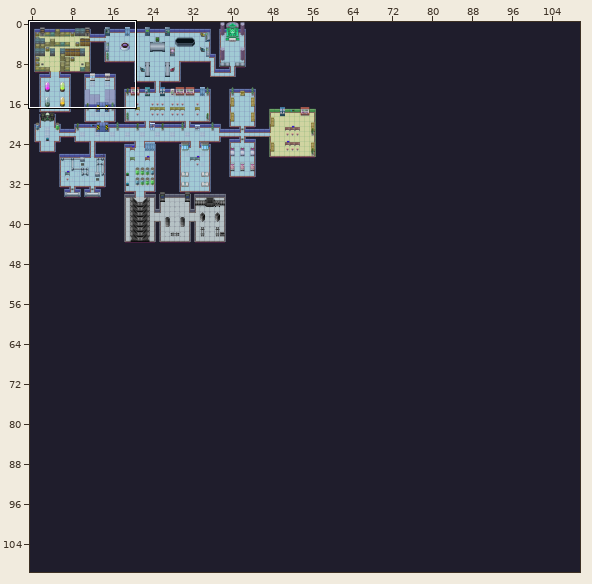
Tiled map -- gamedata/map/map.tmx. Above, an overview of the earlier version with the close-up marked.
Close-up. Before the edit:
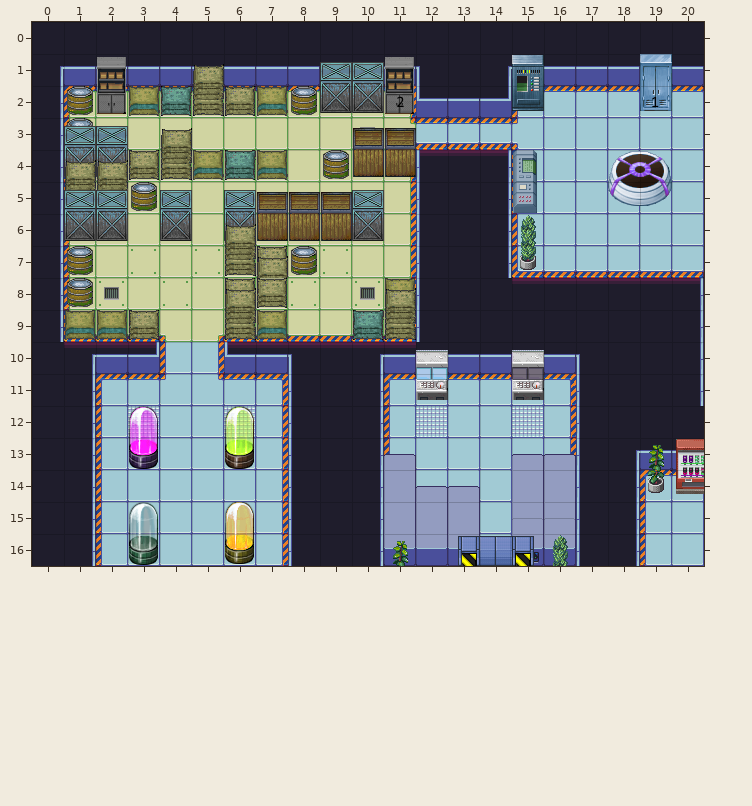
Cells are 32x32 px. Shown: x 0..20, y 0..16. The commit also changed other parts of the map, which this record leaves out.
After:
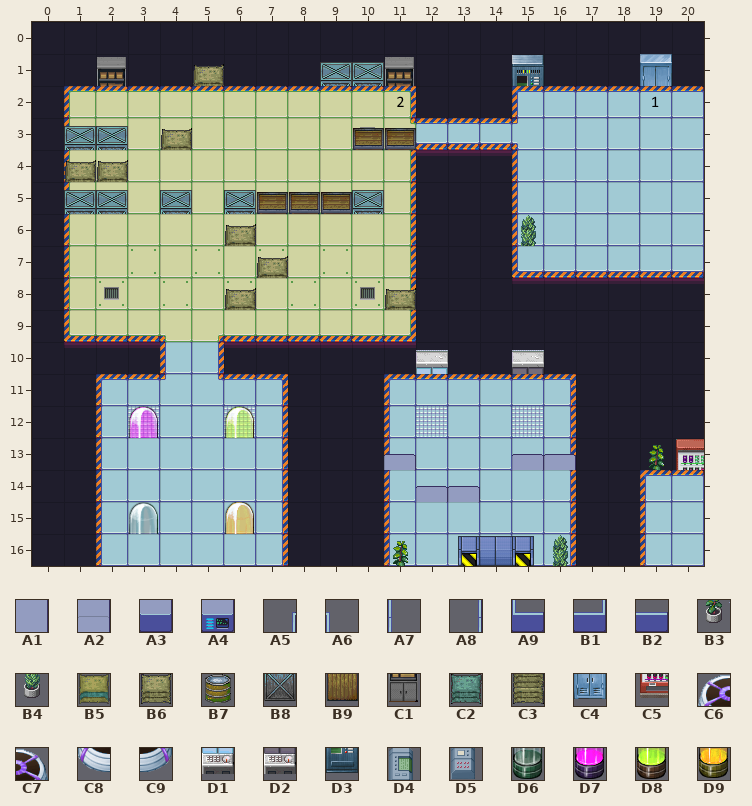
Key: from "TILES": A1 16, A2 17, A3 36, A4 38, A5 56, A6 57, A7 76, A8 77, A9 96, B1 97, B2 116, B3 182, B4 183, B5 206, B6 210, B7 226, B8 227, B9 228, C1 229, C2 230, C3 231, C4 300, C5 306, C6 324, C7 325, C8 344, C9 345, D1 380, D2 382, D3 464, D4 480, D5 500, D6 540, D7 548, D8 551, D9 554.
__ is an empty cell.
Change:
Layer "objects (непроходимыеб возможн" (now hidden):
The edit erases tile A1 in row 14 at x 11 and 15 to 16; in row 15 at x 11 to 13.
The edit erases tile A2 in row 15 at x 15 to 16.
The edit erases tile A3 in row 16 at x 11 to 13 and 16.
The edit erases tile A4 in row 16 at x 15.
The edit erases tile A5 in row 1 at x 0 and 14; in row 10 at x 1 and 10; in row 13 at x 18.
The edit erases tile A6 in row 1 at x 12; in row 10 at x 8 and 17.
The edit erases tile A7 in rows 4 to 9 at x 12; in rows 11 to 16 at x 8 and 17.
The edit erases tile A8 in rows 2 to 3 at x 0; in rows 4 to 7 at x 0 and 14; in rows 8 to 9 at x 0 and 20; in row 10 at x 20; in row 11 at x 1, 10 and 20; in rows 12 to 13 at x 1 and 10.
The edit erases tile A8 in rows 14 to 16 at x 1, 10 and 18.
The edit erases tile A9 in row 2 at x 12; in row 10 at x 6.
The edit erases tile B1 in row 2 at x 14; in row 10 at x 3.
The edit erases tile B2 in row 1 at x 1 to 8, 11, 16 to 18 and 20; in row 2 at x 13; in row 10 at x 2, 7, 11, 13 to 14 and 16; in row 13 at x 19 to 20.
The edit erases tile B3 in row 14 at x 19.
The edit erases tile B4 in row 7 at x 15.
The edit erases tile B5 in row 2 at x 3 and 7; in row 4 at x 5 and 7; in row 8 at x 11; in row 9 at x 1 to 2 and 7.
The edit erases tile B6 in row 2 at x 6; in row 4 at x 3; in row 7 at x 7; in row 8 at x 6 to 7; in row 9 at x 3.
The edit erases tile B7 in row 2 at x 1 and 8; in row 3 at x 1; in row 4 at x 9; in row 5 at x 3; in row 7 at x 1 and 8; in row 8 at x 1.
The edit erases tile B8 in row 2 at x 9 to 10; in row 4 at x 1 to 2; in row 6 at x 1 to 2, 4, 6 and 10.
The edit erases tile B9 in row 4 at x 10 to 11; in row 6 at x 7 to 9.
The edit erases tile C1 in row 2 at x 2 and 11.
The edit erases tile C2 in row 2 at x 4; in row 4 at x 6; in row 9 at x 10.
The edit erases tile C3 in row 2 at x 5; in row 4 at x 4; in row 5 at x 1 to 2; in row 7 at x 6; in row 9 at x 6 and 11.
The edit erases tile C4 in row 2 at x 19.
The edit erases tile C5 in row 14 at x 20.
The edit erases tile C6 in row 4 at x 18.
The edit erases tile C7 in row 4 at x 19.
The edit erases tile C8 in row 5 at x 18.
The edit erases tile C9 in row 5 at x 19.
The edit erases tile D1 in row 11 at x 12.
The edit erases tile D2 in row 11 at x 15.
The edit erases tile D3 in row 2 at x 15.
The edit erases tile D4 in row 4 at x 15.
The edit erases tile D5 in row 5 at x 15.
The edit erases tile D6 in row 16 at x 3.
The edit erases tile D7 in row 13 at x 3.
The edit erases tile D8 in row 13 at x 6.
The edit erases tile D9 in row 16 at x 6.
